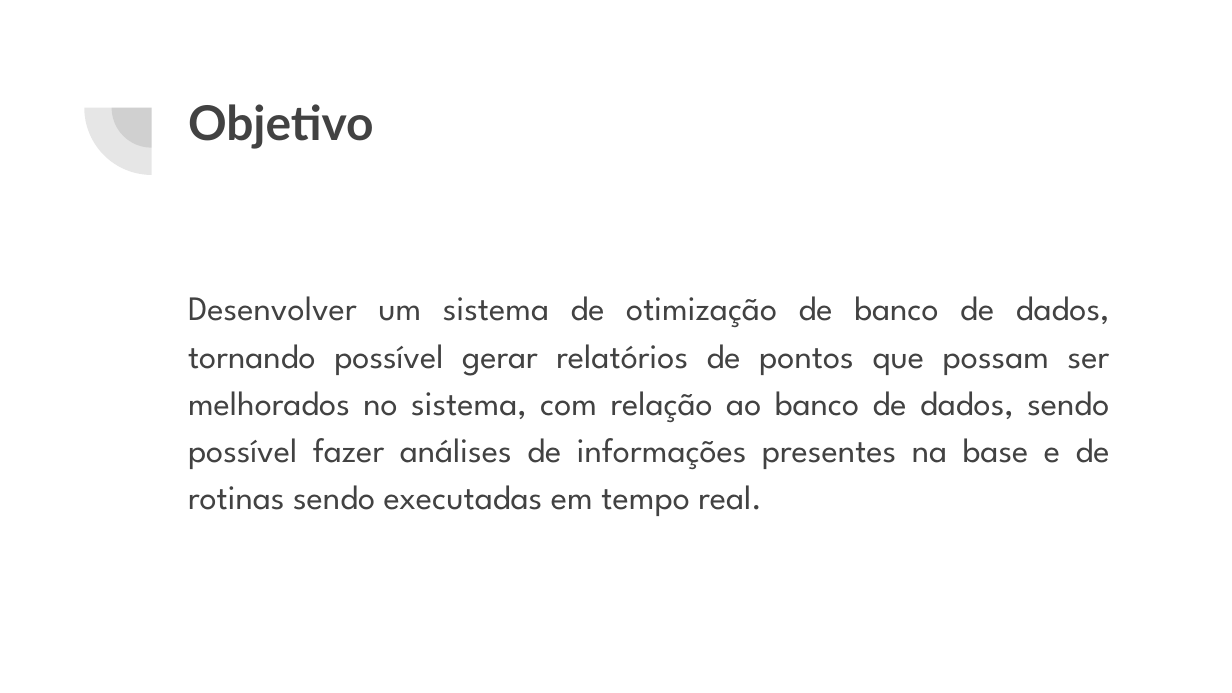
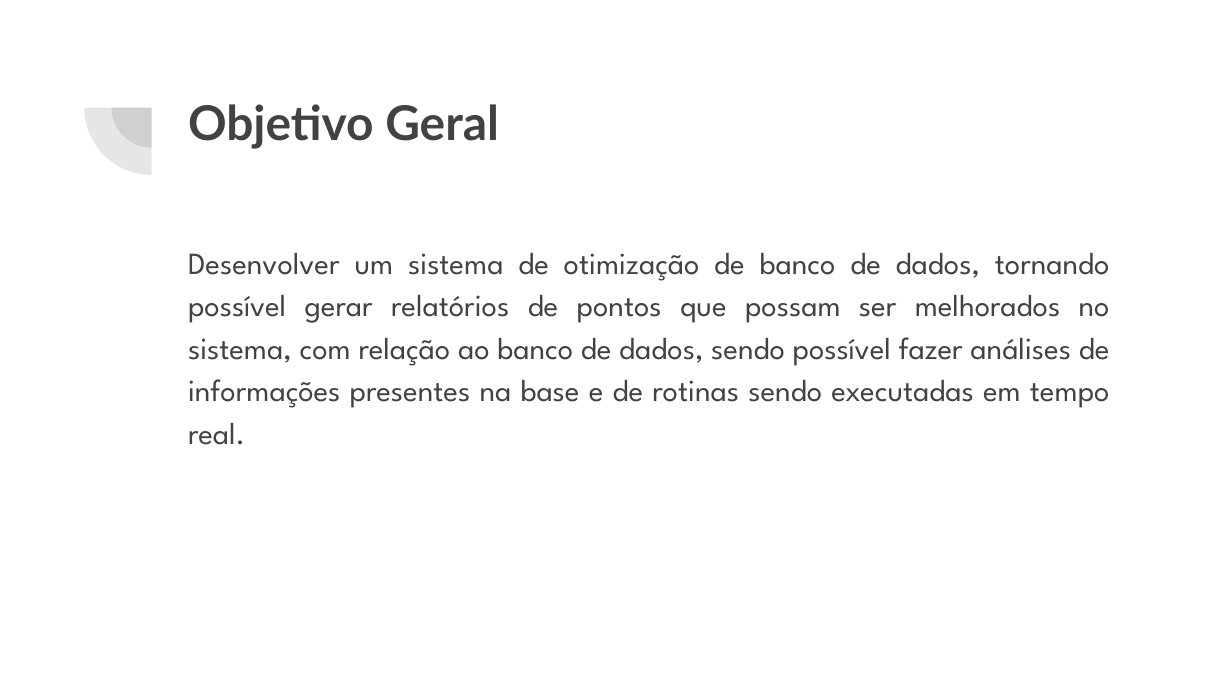
Before and after one commit to adrianhideki/sindex, a slide deck: slide 5 of docs/Apresentação TCC.pptx. Drawn at 1232x693 pixels with LibreOffice and Linux fonts; fonts in the diff are those of the drawing. Boxes give left, top, right and bottom in pixels: in the first picture for what was removed or moved away, otherwise in the second. Text is boxed around its words. In the diff, an @@ line names an element or a change of style, - is before the commit and + after.

```diff
--- a/docs/Apresentação TCC.pptx
+++ b/docs/Apresentação TCC.pptx
@@ title at <box>188,104,499,149</box>: text changed @@
-Objetivo
+Objetivo Geral
@@ text "Desenvolver um sistema de otimização ...": place and size @@
-text "Desenvolver um sistema de otimização ..." at <box>188,296,1110,516</box>
+text "Desenvolver um sistema de otimização ..." at <box>188,253,1110,445</box>
@@ text "Desenvolver um sistema de otimização ..." at <box>188,253,1110,445</box>: size 20 to 18 pt @@
```
Also in this commit, not shown: 4 other slides changed, 8 slides added, 1 other file.
